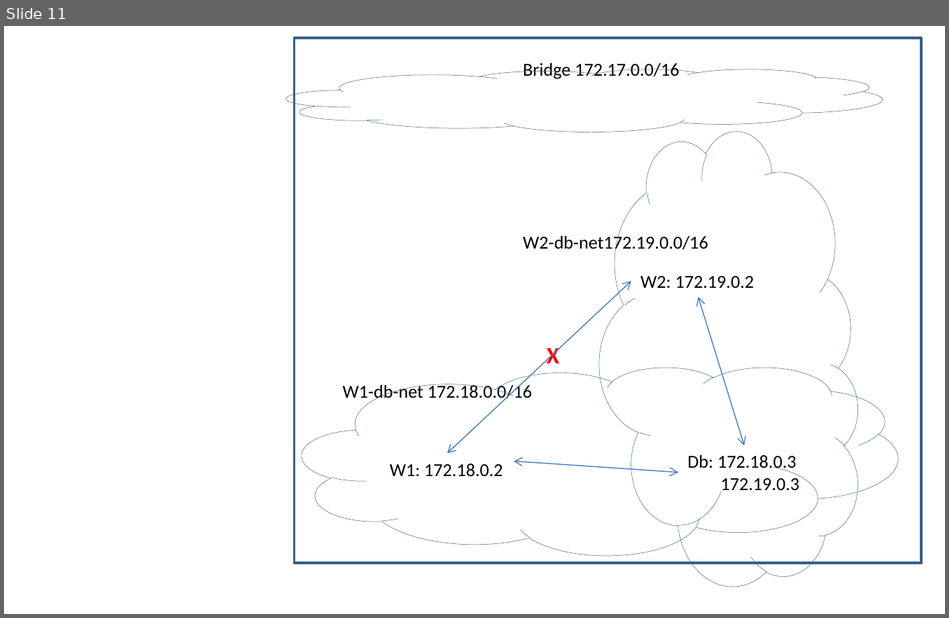
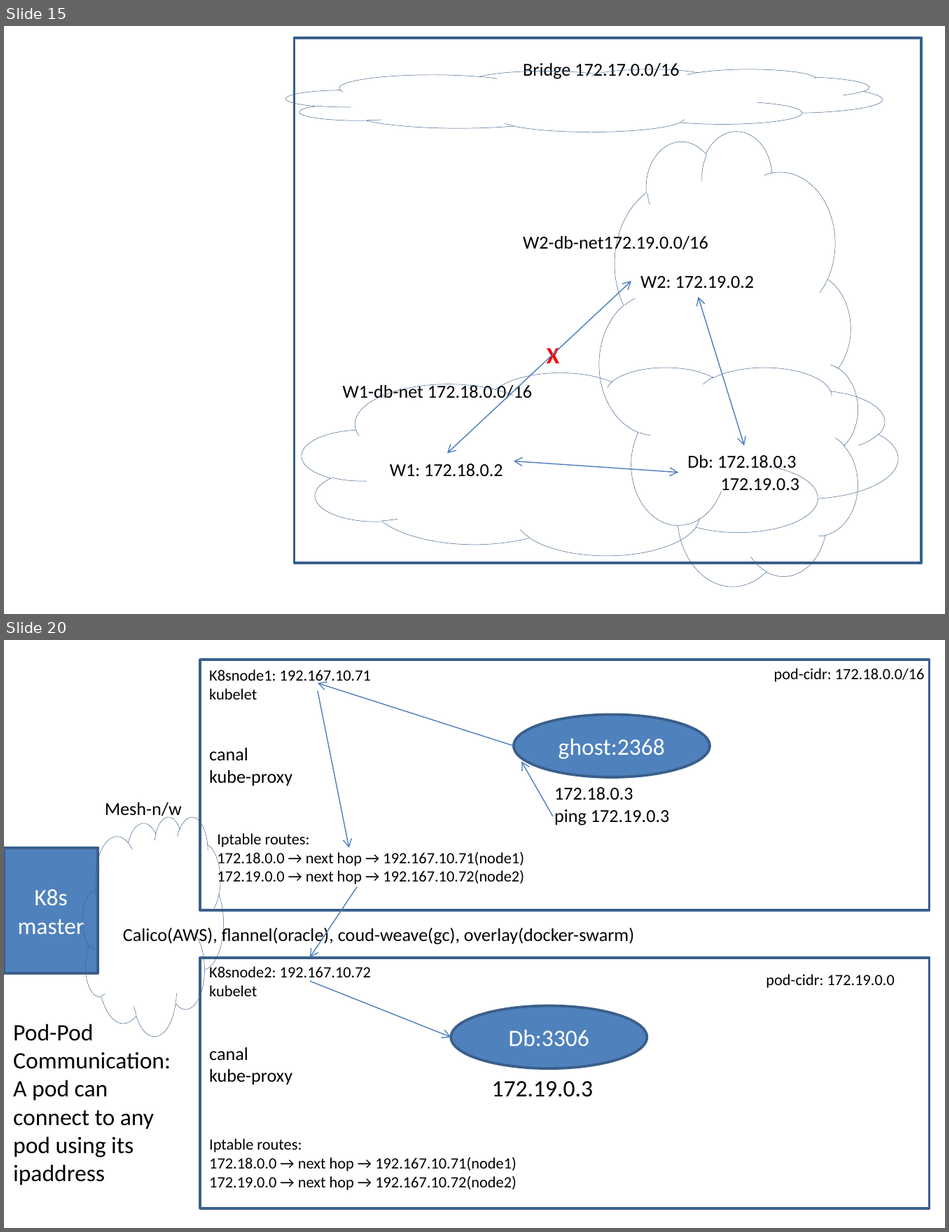
Before and after one commit to AdityaSP/ora-jul29-dock-kube, a slide deck: rough-diag.pptx. Shown one above the other, each under a label of ours: slide 11 before the commit, slides 15 and 20 after it; the slides between them are not shown. The pictures are 949x618 and 949x1232 pixels, drawn with LibreOffice and Linux fonts; fonts in the diff are those of the drawing. Boxes give left, top, right and bottom in pixels: in the first picture for what was removed or moved away, otherwise in the second. Text is boxed around its words. In the diff, an @@ line names an element or a change of style, - is before the commit and + after.

Commit message:
day4

```diff
--- a/rough-diag.pptx
+++ b/rough-diag.pptx
@@ slide 20 added at (4, 640, 945, 1228), background #FFFFFF @@
@@ rectangle added at (200, 660, 929, 911), outline #3A5F8C 2 pt @@
@@ text added at (209, 669, 371, 699), 12 pt, text #000000 @@
+K8snode1: 192.167.10.71
+kubelet
@@ text added at (774, 668, 924, 682), 12 pt, text #000000 @@
+pod-cidr: 172.18.0.0/16
@@ arrow added from (514, 746) to (318, 683), #4B7EBC 0.75 pt @@
@@ arrow added from (318, 691) to (349, 848), #4B7EBC 0.75 pt @@
@@ ellipse added at (514, 714, 710, 777), fill #4F81BD, outline #3A5F8C 2 pt, 18 pt, text #FFFFFF @@
+ghost:2368
@@ text added at (209, 748, 292, 786), 14 pt, text #000000 @@
+canal
+kube-proxy
@@ arrow added from (553, 817) to (521, 761), #4B7EBC 0.75 pt @@
@@ text added at (105, 802, 182, 820), 14 pt, text #000000 @@
+Mesh-n/w
@@ text added at (554, 787, 670, 826), 14 pt, text #000000 @@
+172.18.0.3
+ping 172.19.0.3
@@ cloud added at (82, 817, 223, 1036), outline #3A5F8C 0.25 pt @@
@@ rectangle added at (4, 848, 98, 973), fill #4F81BD, outline #3A5F8C 2 pt, 18 pt, text #FFFFFF @@
+K8s master
@@ text added at (217, 833, 524, 886), 12 pt, text #000000 @@
+Iptable routes:
+172.18.0.0 → next hop → 192.167.10.71(node1)
+172.19.0.0 → next hop → 192.167.10.72(node2)
@@ arrow added from (357, 886) to (310, 958), #4B7EBC 0.75 pt @@
@@ text added at (123, 926, 634, 945), 14 pt, text #000000 @@
+Calico(AWS), flannel(oracle), coud-weave(gc), overlay(docker-swarm)
@@ rectangle added at (200, 958, 929, 1209), outline #3A5F8C 2 pt @@
@@ text added at (209, 964, 371, 996), 12 pt, text #000000 @@
+K8snode2: 192.167.10.72
+kubelet
@@ text added at (766, 974, 894, 988), 12 pt, text #000000 @@
+pod-cidr: 172.19.0.0
@@ arrow added from (310, 981) to (451, 1037), #4B7EBC 0.75 pt @@
@@ ellipse added at (451, 1006, 647, 1069), fill #4F81BD, outline #3A5F8C 2 pt, 18 pt, text #FFFFFF @@
+Db:3306
@@ text added at (13, 1024, 171, 1185), 18 pt, text #000000 @@
+Pod-Pod Communication:
+A pod can connect to any pod using its ipaddress
@@ text added at (209, 1047, 292, 1085), 14 pt, text #000000 @@
+canal
+kube-proxy
@@ text added at (492, 1081, 593, 1097), 18 pt, text #000000 @@
+172.19.0.3
@@ text added at (209, 1138, 516, 1190), 12 pt, text #000000 @@
+Iptable routes:
+172.18.0.0 → next hop → 192.167.10.71(node1)
+172.19.0.0 → next hop → 192.167.10.72(node2)
@@ what was slide 11 is now slide 15 @@
```
Also in this commit, not shown: 10 other slides added, 1 slide removed.
